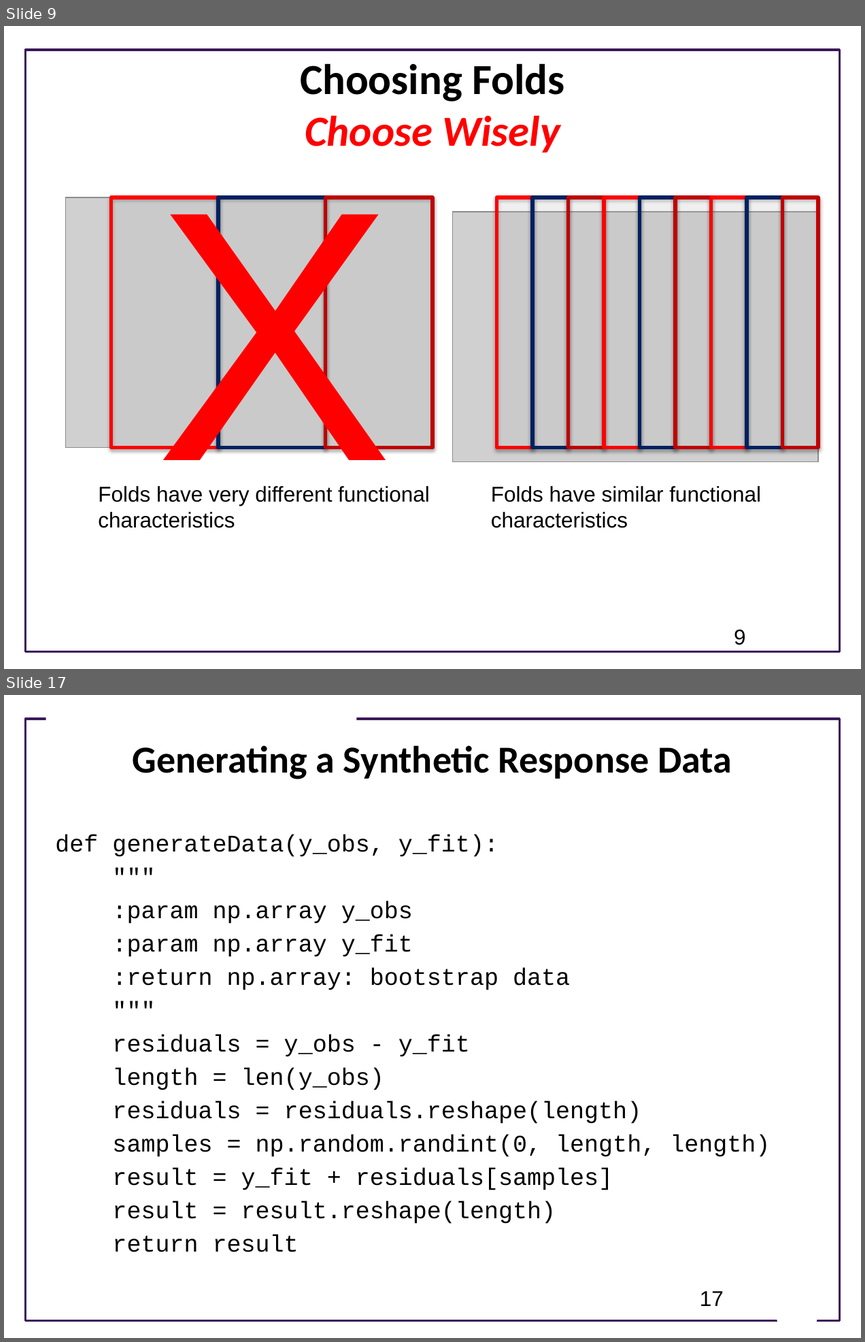
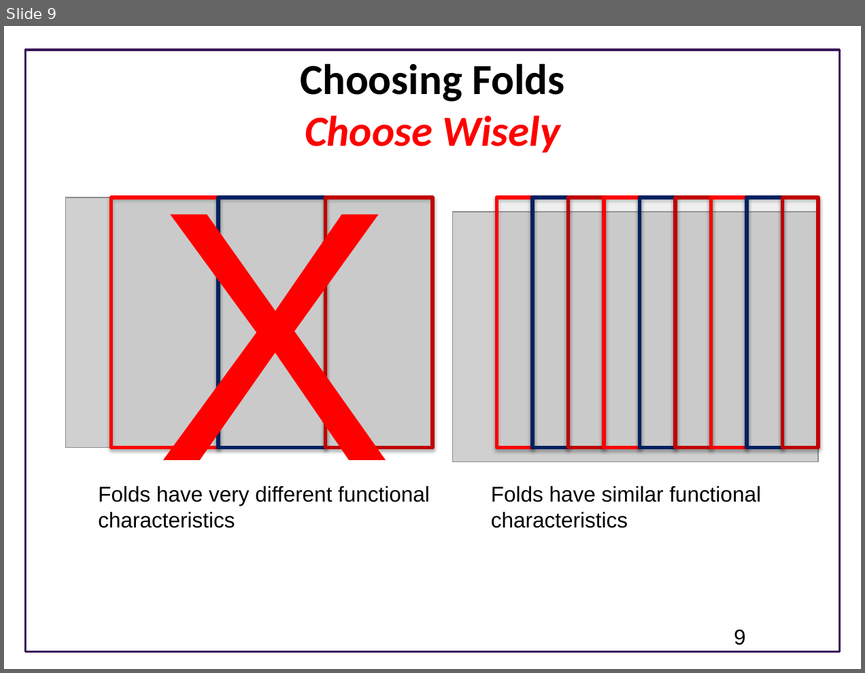
Before and after one commit to ModelEngineering/advancing-biomedical-models, a slide deck: lecture_12/crossvalidation/12_Model_Fitting_Dealing_With_Uncertainty.pptx. Shown one above the other, each under a label of ours: slides 9 and 17 before the commit, slide 9 after it; the slides between them are not shown. The pictures are 865x1342 and 865x673 pixels, drawn with LibreOffice and Linux fonts; fonts in the diff are those of the drawing; grey boxes stand for pictures; background and template pictures are left out. Boxes give left, top, right and bottom in pixels: in the first picture for what was removed or moved away, otherwise in the second. Text is boxed around its words. In the diff, an @@ line names an element or a change of style, - is before the commit and + after.

```diff
--- a/lecture_12/crossvalidation/12_Model_Fitting_Dealing_With_Uncertainty.pptx
+++ b/lecture_12/crossvalidation/12_Model_Fitting_Dealing_With_Uncertainty.pptx
@@ slide 17 removed at (4, 695, 861, 1338), background #FFFFFF; not listed: 1 template element that a slide beside it also shows @@
@@ rectangle removed at (46, 709, 356, 730) @@
@@ title removed at (133, 745, 732, 779) @@
-Generating a Synthetic Response Data
@@ text removed at (55, 834, 770, 1252) @@
-def generateData(y_obs, y_fit):
-"""
-:param np.array y_obs
-:param np.array y_fit
-:return np.array: bootstrap data
-"""
-residuals = y_obs - y_fit
-length = len(y_obs)
-residuals = residuals.reshape(length)
-samples = np.random.randint(0, length, length)
-result = y_fit + residuals[samples]
-result = result.reshape(length)
-return result
@@ page number removed at (700, 1291, 723, 1306) @@
-17
@@ trapezoid removed at (769, 1289, 824, 1327) @@
```
Also in this commit, not shown: 2 slides added, 9 other slides removed.
